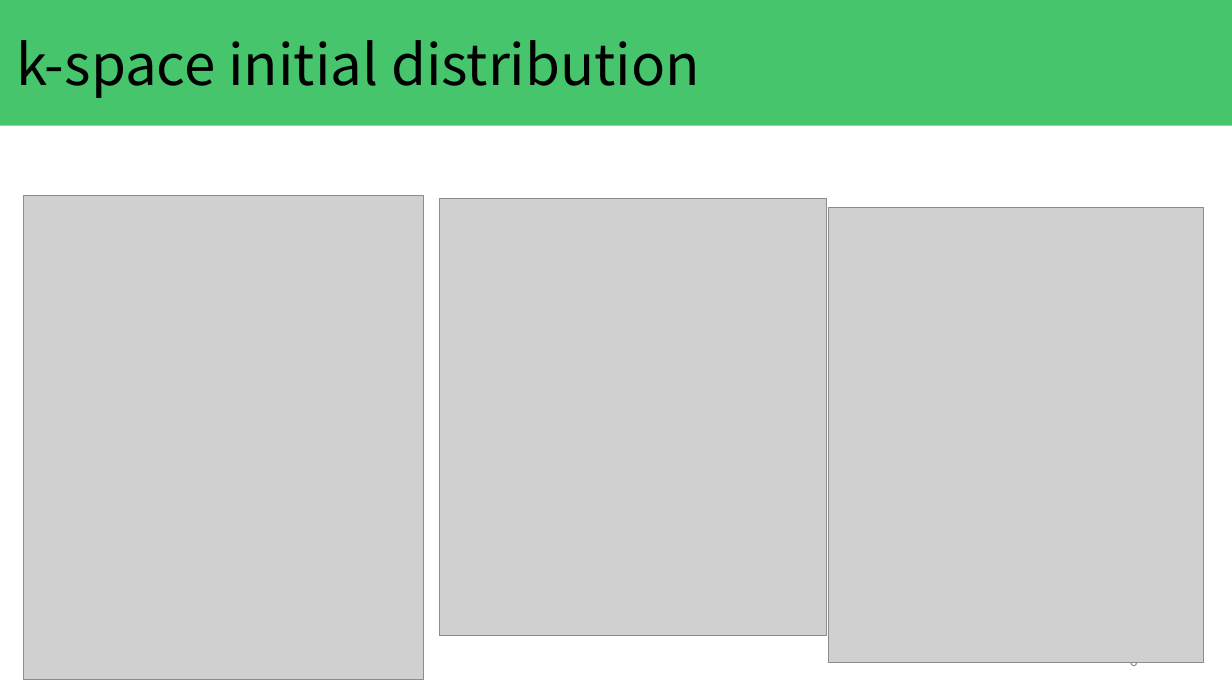
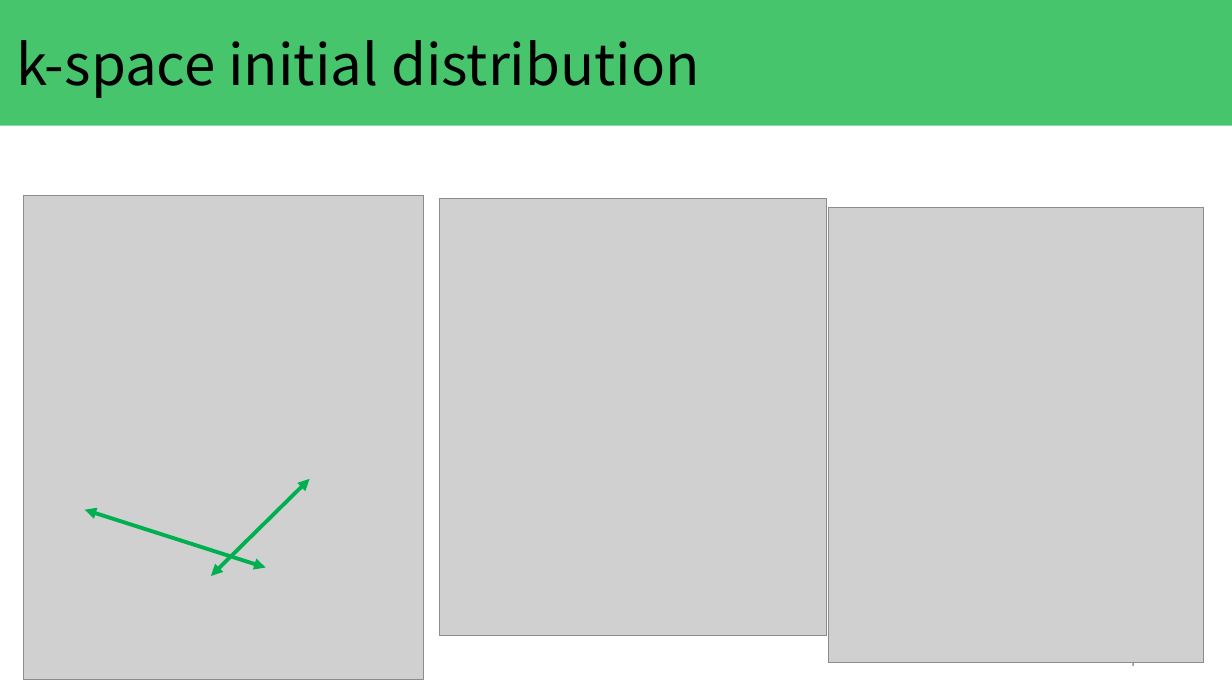
Before and after one commit to KeitoKubo/MonteCarlo-simulation-with-Fermi-degeneracy, a slide deck: slide 7 of presentation/kubo_20231129.pptx (slide 6 before the commit). Drawn at 1232x693 pixels with LibreOffice and Linux fonts; fonts in the diff are those of the drawing; grey boxes stand for pictures. Boxes give left, top, right and bottom in pixels: in the first picture for what was removed or moved away, otherwise in the second. Text is boxed around its words. In the diff, an @@ line names an element or a change of style, - is before the commit and + after.

```diff
--- a/presentation/kubo_20231129.pptx
+++ b/presentation/kubo_20231129.pptx
@@ double arrow added from (310, 479) to (211, 576), #00B050 3 pt @@
@@ picture added at [180,496,260,528] @@
@@ double arrow added from (85, 510) to (266, 567), #00B050 3 pt @@
@@ page number at [1129,662,1138,671]: text changed @@
-6
+7
```
Also in this commit, not shown: 3 other slides changed, 3 slides added, 1 slide removed.
